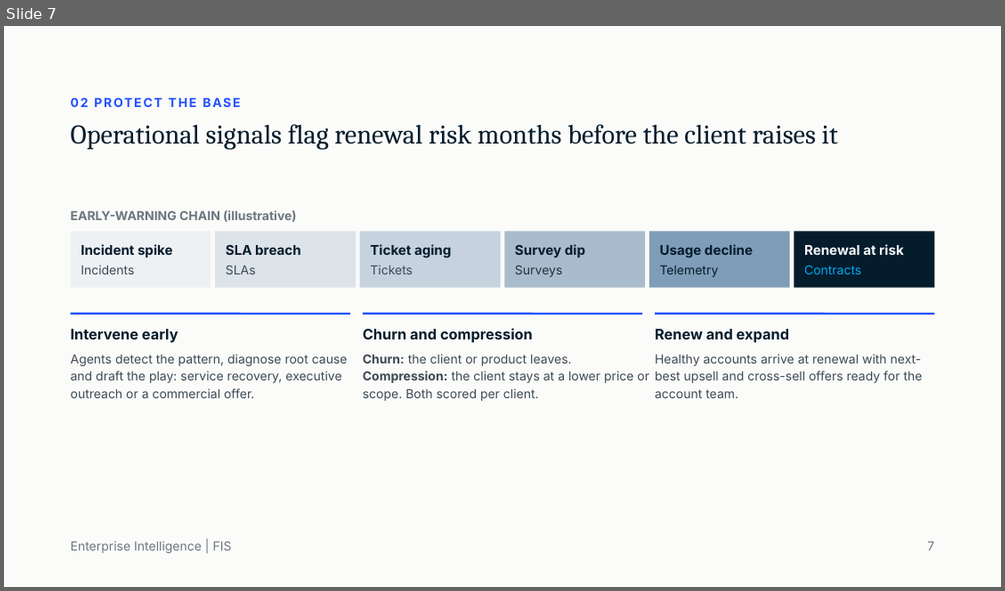
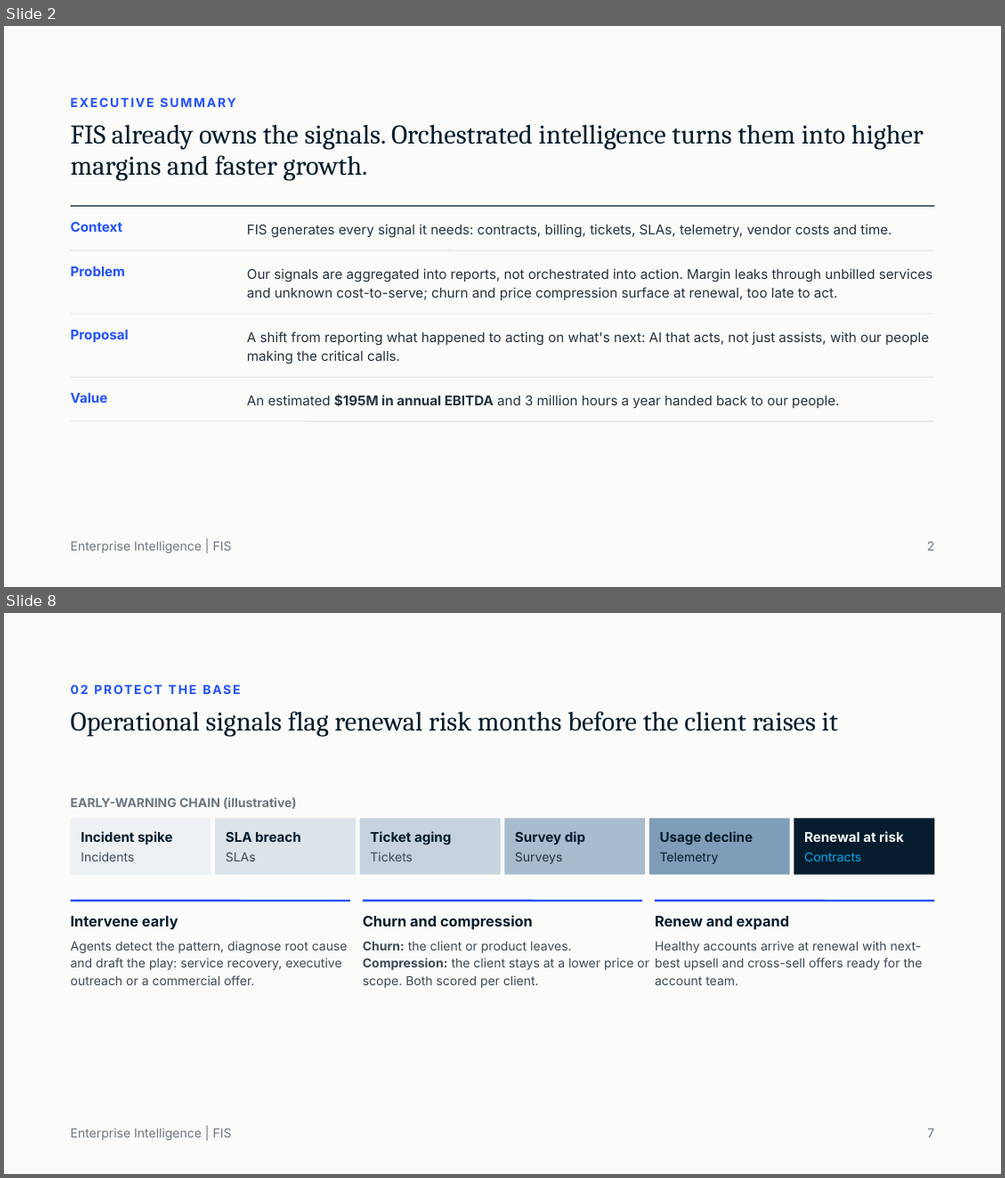
Before and after one commit to singhpawan/craigdeals, a slide deck: Enterprise Intelligence From Aggregated to Orchestrated.pptx. Shown one above the other, each under a label of ours: slide 7 before the commit, slides 2 and 8 after it; the slides between them are not shown. The pictures are 1005x591 and 1005x1178 pixels, drawn with LibreOffice and Linux fonts; fonts in the diff are those of the drawing. Boxes give left, top, right and bottom in pixels: in the first picture for what was removed or moved away, otherwise in the second. Text is boxed around its words. In the diff, an @@ line names an element or a change of style, - is before the commit and + after.

```diff
--- a/Enterprise Intelligence From Aggregated to Orchestrated.pptx
+++ b/Enterprise Intelligence From Aggregated to Orchestrated.pptx
@@ slide 2 added at (x1=4, y1=26, x2=1001, y2=587), background #FBFBF9 @@
@@ text added at (x1=71, y1=93, x2=961, y2=112), 12 pt, text #2251FF, bold @@
+EXECUTIVE SUMMARY
@@ title added at (x1=71, y1=125, x2=923, y2=180), 26 pt, text #051C2C @@
+FIS already owns the signals. Orchestrated intelligence turns them into higher margins and faster growth.
@@ line added from (71, 206) to (934, 206), #051C2C 1 pt @@
@@ text added at (x1=71, y1=222, x2=123, y2=232), 13 pt, text #2251FF, bold @@
+Context
@@ text added at (x1=247, y1=224, x2=891, y2=238), 13 pt, text #24323D @@
+FIS generates every signal it needs: contracts, billing, tickets, SLAs, telemetry, vendor costs and time.
@@ line added from (71, 250) to (934, 250), #C9D1D8 0.5 pt @@
@@ text added at (x1=71, y1=266, x2=125, y2=276), 13 pt, text #2251FF, bold @@
+Problem
@@ text added at (x1=247, y1=268, x2=932, y2=300), 13 pt, text #24323D @@
+Our signals are aggregated into reports, not orchestrated into action. Margin leaks through unbilled services and unknown cost-to-serve; churn and price compression surface at renewal, too late to act.
@@ line added from (71, 313) to (934, 313), #C9D1D8 0.5 pt @@
@@ text added at (x1=71, y1=329, x2=129, y2=342), 13 pt, text #2251FF, bold @@
+Proposal
@@ text added at (x1=247, y1=331, x2=929, y2=364), 13 pt, text #24323D @@
+A shift from reporting what happened to acting on what's next: AI that acts, not just assists, with our people making the critical calls.
@@ line added from (71, 377) to (934, 377), #C9D1D8 0.5 pt @@
@@ text added at (x1=71, y1=393, x2=108, y2=402), 13 pt, text #2251FF, bold @@
+Value
@@ text added at (x1=247, y1=394, x2=839, y2=408), 13 pt, text #24323D @@
+An estimated $195M in annual EBITDA and 3 million hours a year handed back to our people.
@@ line added from (71, 421) to (934, 421), #C9D1D8 0.5 pt @@
@@ text added at (x1=71, y1=540, x2=232, y2=553), 12 pt, text #6B7680 @@
+Enterprise Intelligence | FIS
@@ text added at (x1=927, y1=541, x2=935, y2=550), 12 pt, text #6B7680 @@
+2
@@ what was slide 7 is now slide 8 @@
```
Also in this commit, not shown: 13 slides changed, 8 other slides added, 3 slides removed, 2 other files.
